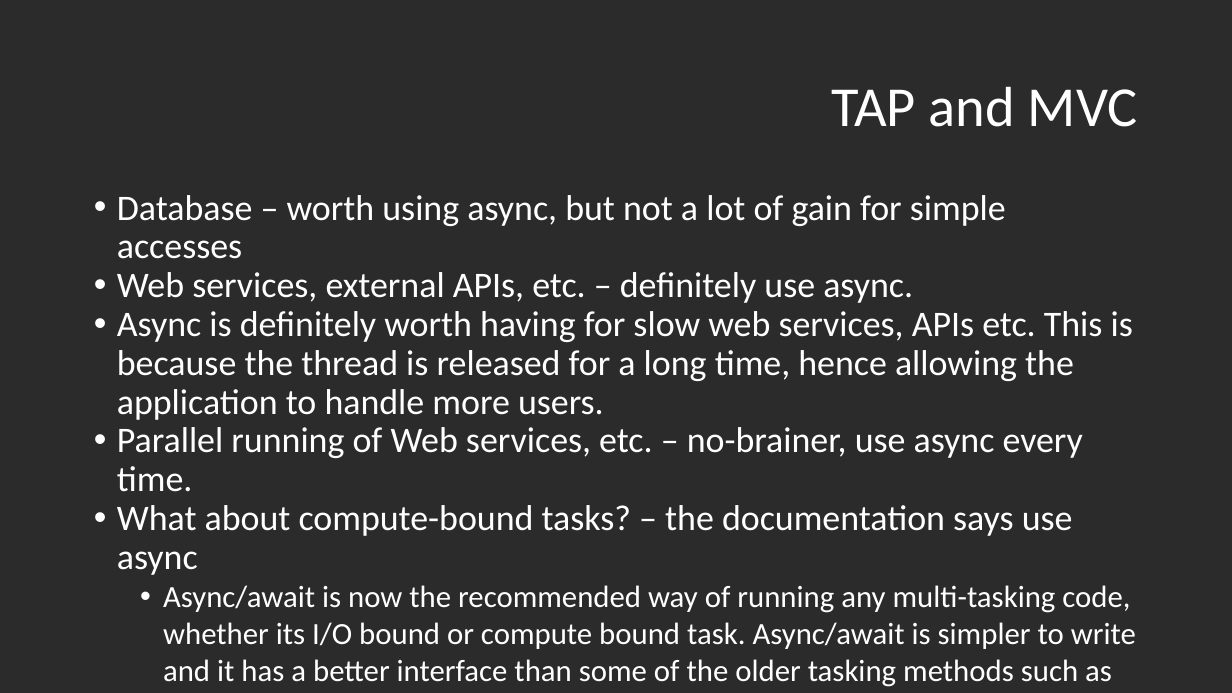
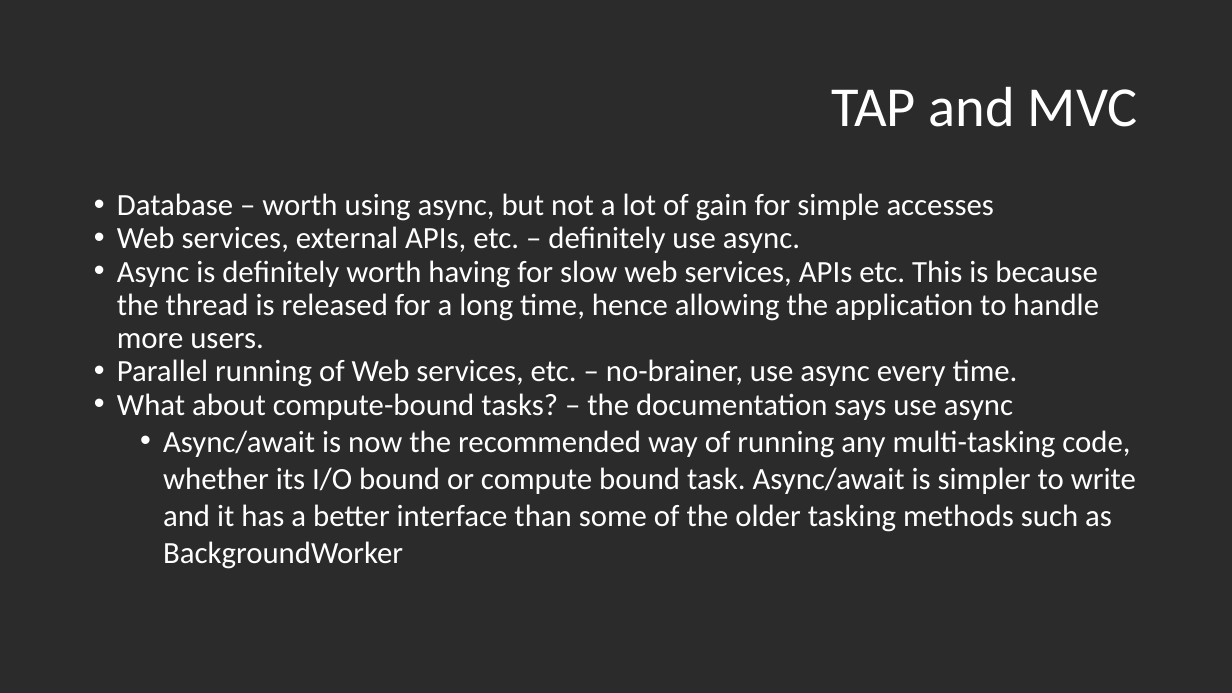
Before and after one commit to bwkeith/Asynchronous, a slide deck: slide 32 of Task-based Asynchronous Programming and MVC 5.pptx. Drawn at 1232x693 pixels with LibreOffice and Linux fonts; fonts in the diff are those of the drawing; background and template pictures are left out; a plain dark background stands for a picture behind light text. Boxes give left, top, right and bottom in pixels: in the first picture for what was removed or moved away, otherwise in the second. Text is boxed around its words. In the diff, an @@ line names an element or a change of style, - is before the commit and + after.

```diff
--- a/Task-based Asynchronous Programming and MVC 5.pptx
+++ b/Task-based Asynchronous Programming and MVC 5.pptx
@@ text at <box>117,193,1099,420</box>: size 28 to 24 pt in "Database – worth using async, but not ...", "Web services, external APIs, etc. – definitely ...", "Async is definitely worth having for slow ...", "Parallel running of Web services, etc. – ..." and 1 more places @@
```
Also in this commit, not shown: 10 other slides changed.
